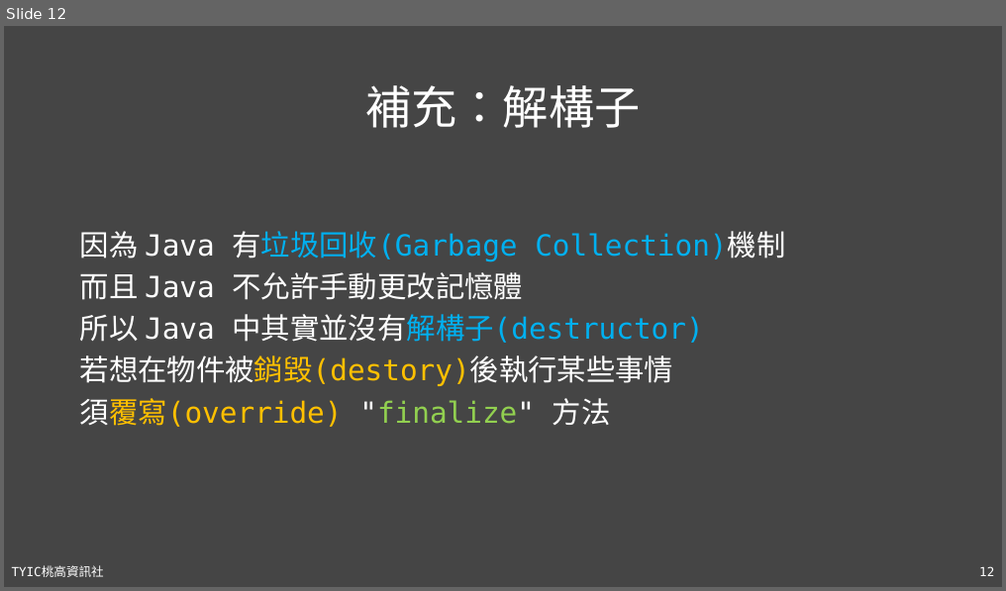
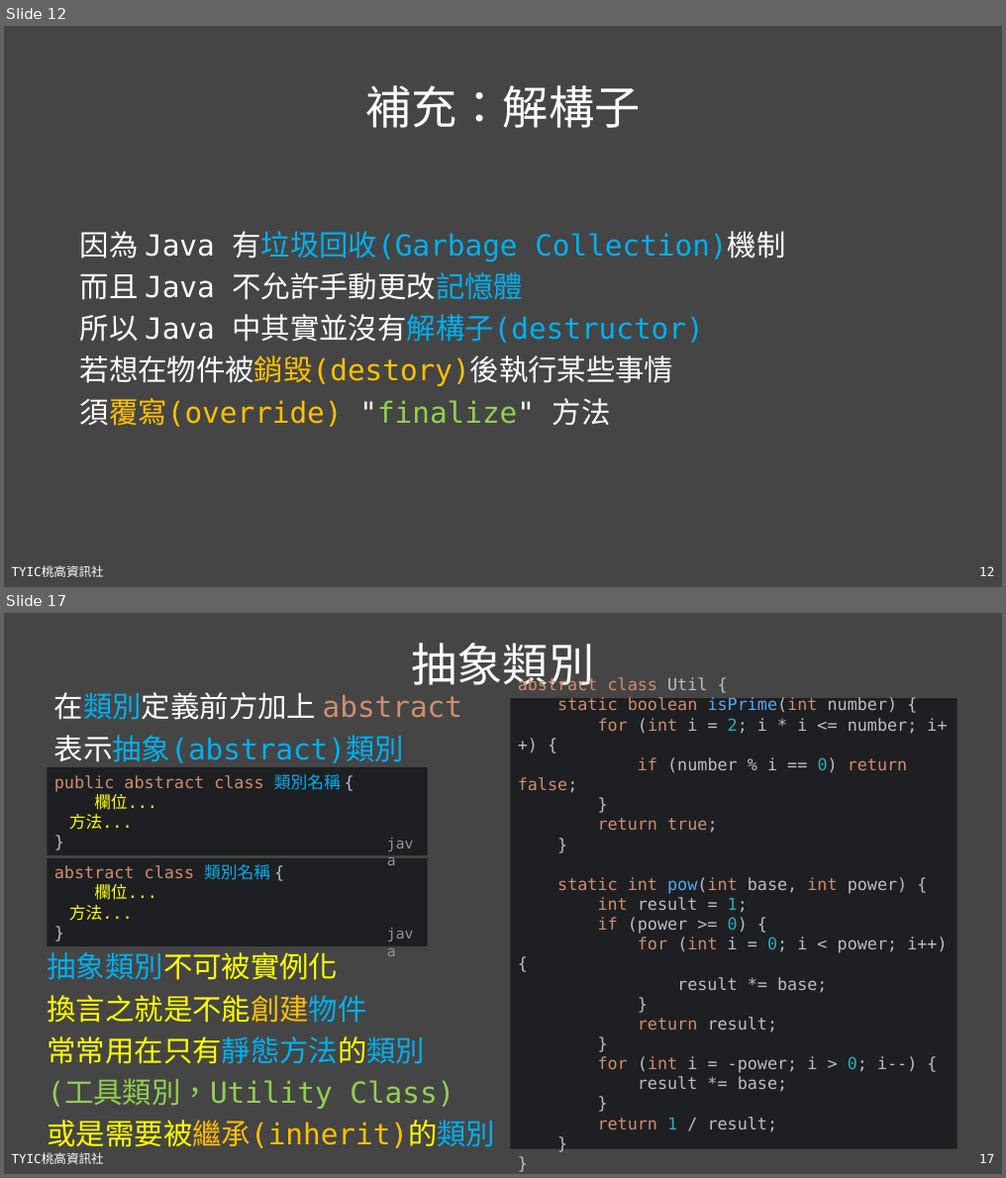
Before and after one commit to TYSHIC/slides, a slide deck: powerpoint/08_OOP與類別.pptx. Shown one above the other, each under a label of ours: slide 12 before the commit, slides 12 and 17 after it; the slides between them are not shown. The pictures are 1006x591 and 1006x1178 pixels, drawn with LibreOffice and Linux fonts; fonts in the diff are those of the drawing. Boxes give left, top, right and bottom in pixels: in the first picture for what was removed or moved away, otherwise in the second. Text is boxed around its words. In the diff, an @@ line names an element or a change of style, - is before the commit and + after.

Commit message:
08_inherit

```diff
--- a/powerpoint/08_OOP與類別.pptx
+++ b/powerpoint/08_OOP與類別.pptx
@@ slide 17 added at (4, 613, 1002, 1174), background #454545; not listed: 2 template elements that a slide beside it also shows @@
@@ title added at (411, 643, 594, 690), 44 pt, text #FFFFFF @@
+抽象類別
@@ text added at (54, 692, 462, 763), 28 pt, text #00B0F0 @@
+在類別定義前方加上 abstract
+表示抽象(abstract)類別
@@ rectangle added at (510, 698, 957, 1149), fill #1E1F22, 16 pt, text #BCBEC4 @@
+abstract class Util {
+static boolean isPrime(int number) {
+for (int i = 2; i * i <= number; i++) {
+if (number % i == 0) return false;
+}
+return true;
+}
+static int pow(int base, int power) {
+int result = 1;
+if (power >= 0) {
+for (int i = 0; i < power; i++) {
+result *= base;
+}
+return result;
+}
+for (int i = -power; i > 0; i--) {
+result *= base;
+}
+return 1 / result;
+}
+}
@@ rectangle added at (47, 767, 427, 856), fill #1E1F22, 16 pt, text #CF8E6D @@
+public abstract class 類別名稱 {
+欄位...
+方法...
+}
@@ text added at (380, 831, 428, 857), 14 pt, text #969696 @@
+java
@@ rectangle added at (47, 859, 427, 947), fill #1E1F22, 16 pt, text #CF8E6D @@
+abstract class 類別名稱 {
+欄位...
+方法...
+}
@@ text added at (380, 922, 428, 947), 14 pt, text #969696 @@
+java
@@ text added at (48, 953, 496, 1154), 28 pt, text #FFFF00 @@
+抽象類別不可被實例化
+換言之就是不能創建物件
+常常用在只有靜態方法的類別
+(工具類別，Utility Class)
+或是需要被繼承(inherit)的類別
@@ slide 12 changed as well @@
@@ text at (80, 273, 524, 300): text colour #FFFFFF to #00B0F0 in "不允許手動更改記憶體" @@
```
Also in this commit, not shown: 11 other slides changed, 6 other slides added, 9 other files.
